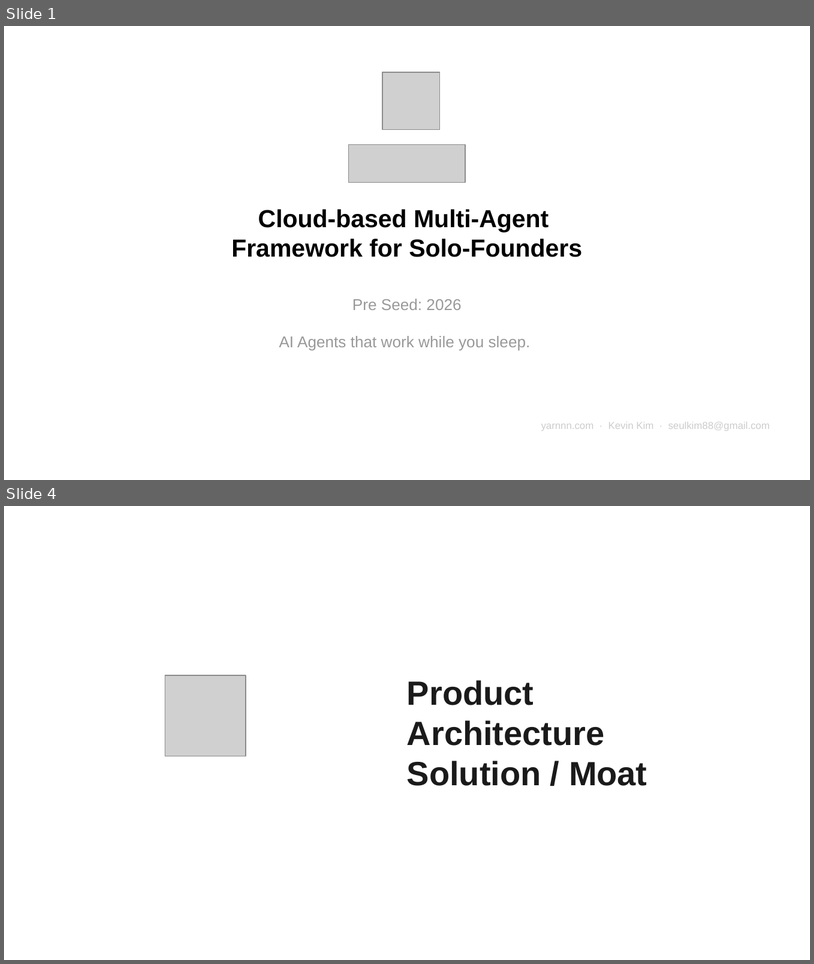
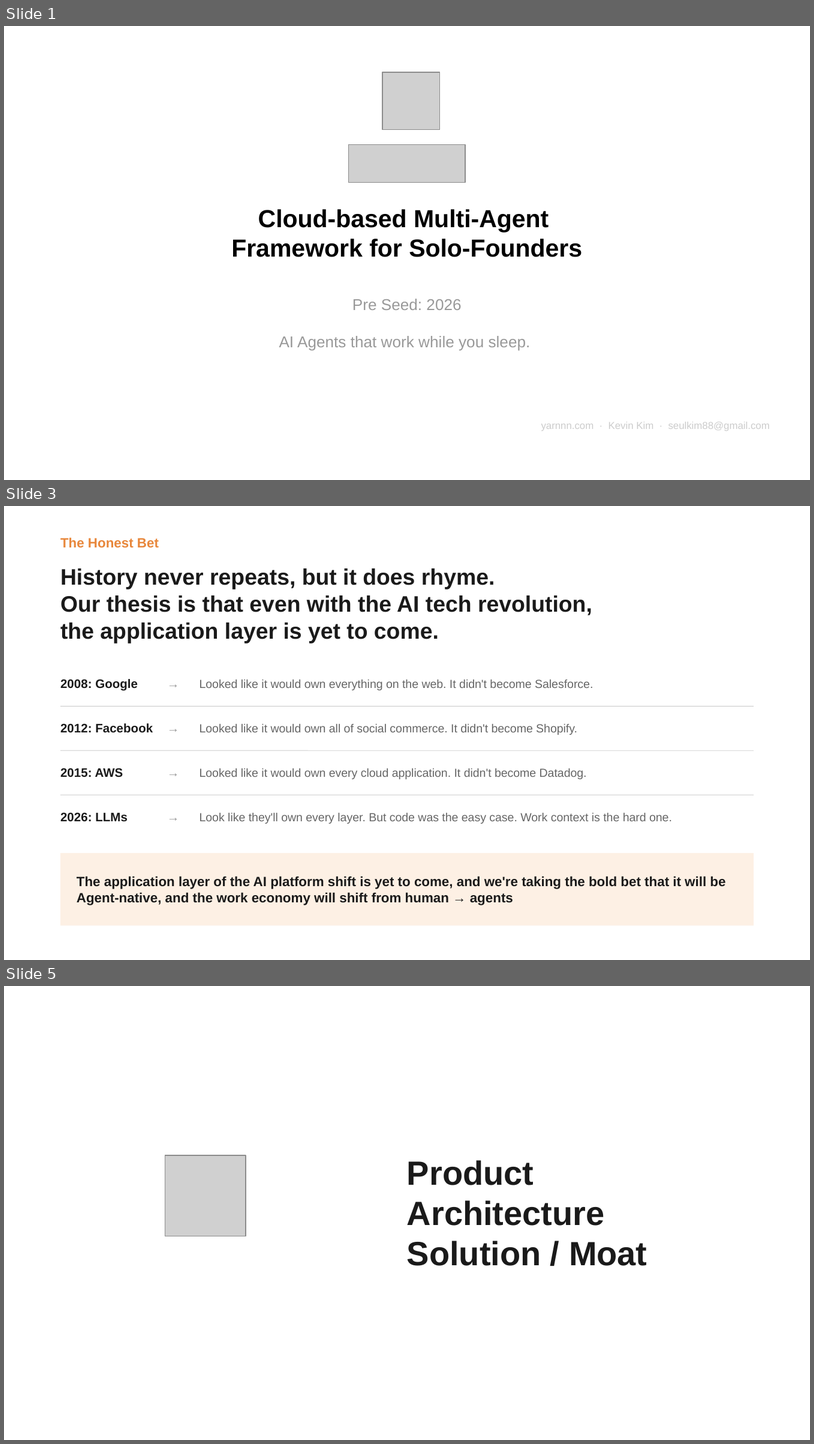
Before and after one commit to Kvkthecreator/yarnnnn, a slide deck: docs/working_docs/investors/IR Deck - yarnnn - March 2026 v5.pptx. Shown one above the other, each under a label of ours: slides 1 and 4 before the commit, slides 1, 3 and 5 after it; the slides between them are not shown. The pictures are 814x964 and 814x1444 pixels, drawn with LibreOffice and Linux fonts; fonts in the diff are those of the drawing; grey boxes stand for pictures. Boxes give left, top, right and bottom in pixels: in the first picture for what was removed or moved away, otherwise in the second. Text is boxed around its words. In the diff, an @@ line names an element or a change of style, - is before the commit and + after.

```diff
--- a/docs/working_docs/investors/IR Deck - yarnnn - March 2026 v5.pptx
+++ b/docs/working_docs/investors/IR Deck - yarnnn - March 2026 v5.pptx
@@ slide 3 added at box(4, 506, 810, 960), background #FFFFFF @@
@@ text added at box(60, 537, 159, 547), 12 pt, text #E8873B, bold @@
+The Honest Bet
@@ text added at box(60, 568, 593, 643), 20 pt, text #1A1A1A, bold @@
+History never repeats, but it does rhyme.
+Our thesis is that even with the AI tech revolution,
+the application layer is yet to come.
@@ text added at box(167, 667, 191, 700), 11 pt, text #999999 @@
+→
@@ text added at box(60, 679, 138, 691), 11 pt, text #1A1A1A, bold @@
+2008: Google
@@ text added at box(200, 679, 593, 690), 10.5 pt, text #666666 @@
+Looked like it would own everything on the web. It didn't become Salesforce.
@@ line added from (60, 706) to (754, 706), #CCCCCC 0.5 pt @@
@@ text added at box(167, 712, 191, 744), 11 pt, text #999999 @@
+→
@@ text added at box(60, 723, 153, 733), 11 pt, text #1A1A1A, bold @@
+2012: Facebook
@@ text added at box(200, 724, 578, 735), 10.5 pt, text #666666 @@
+Looked like it would own all of social commerce. It didn't become Shopify.
@@ line added from (60, 750) to (754, 750), #CCCCCC 0.5 pt @@
@@ text added at box(167, 756, 191, 788), 11 pt, text #999999 @@
+→
@@ text added at box(60, 768, 123, 777), 11 pt, text #1A1A1A, bold @@
+2015: AWS
@@ text added at box(200, 768, 587, 779), 10.5 pt, text #666666 @@
+Looked like it would own every cloud application. It didn't become Datadog.
@@ line added from (60, 795) to (754, 795), #CCCCCC 0.5 pt @@
@@ text added at box(167, 801, 191, 832), 11 pt, text #999999 @@
+→
@@ text added at box(60, 812, 128, 822), 11 pt, text #1A1A1A, bold @@
+2026: LLMs
@@ text added at box(200, 813, 672, 823), 10.5 pt, text #666666 @@
+Look like they'll own every layer. But code was the easy case. Work context is the hard one.
@@ rectangle added at box(60, 853, 754, 925), fill #FDF0E4 @@
@@ text added at box(77, 876, 726, 905), 12 pt, text #1A1A1A, bold @@
+The application layer of the AI platform shift is yet to come, and we're taking the bold bet that it will be Agent-native, and the work economy will shift from human → agents
@@ what was slide 4 is now slide 5 @@
```
Also in this commit, not shown: 7 slides changed, 1 other slide added.
